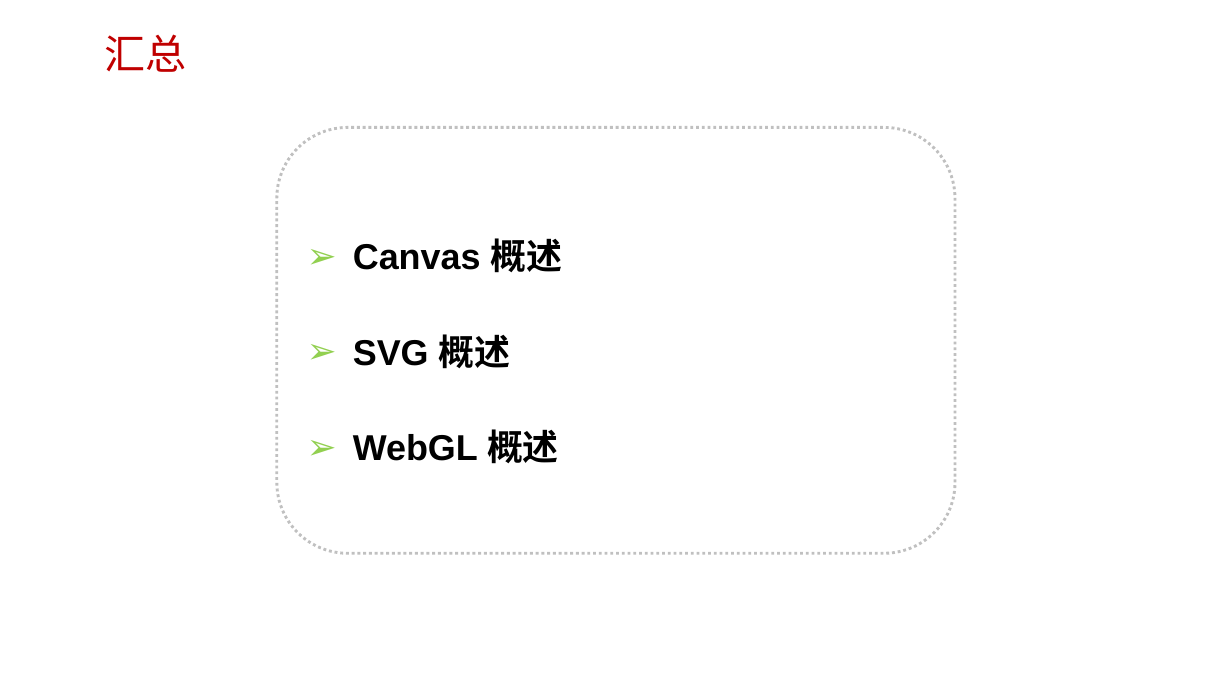
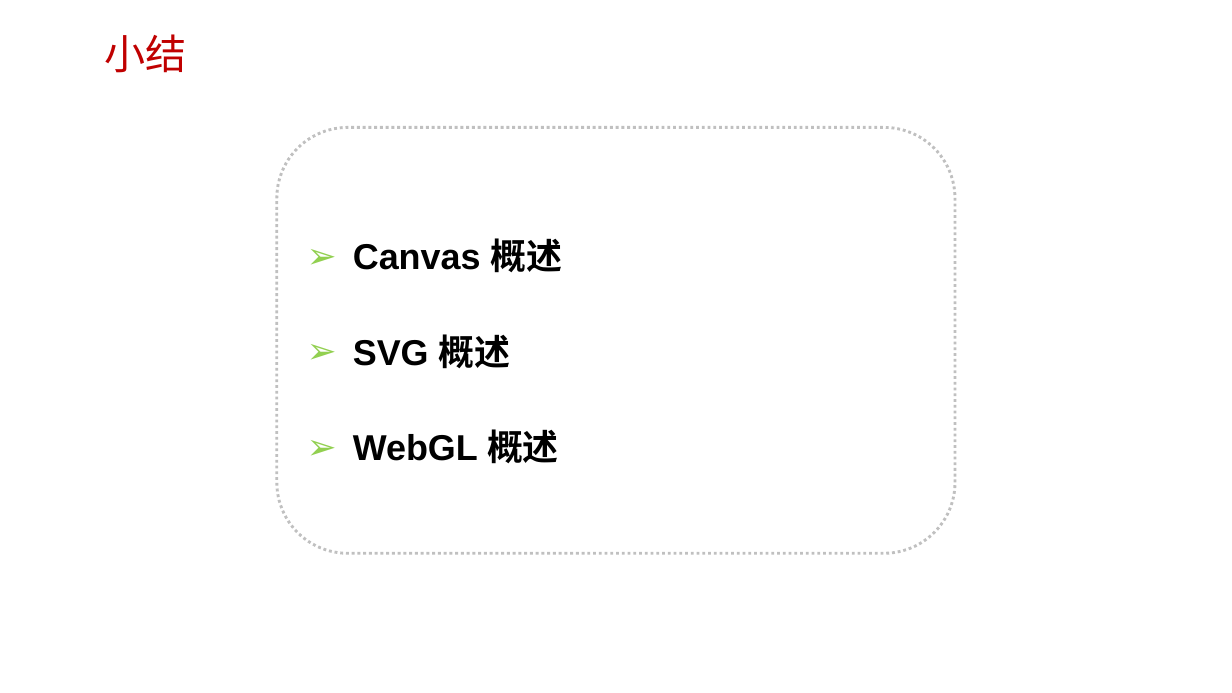
Before and after one commit to edu2act/course-H5-Animation-and-Game-Development, a slide deck: slide 21 of materials/slides/ch01.pptx (slide 20 before the commit). Drawn at 1232x693 pixels with LibreOffice and Linux fonts; fonts in the diff are those of the drawing; background and template pictures are left out. Boxes give left, top, right and bottom in pixels: in the first picture for what was removed or moved away, otherwise in the second. Text is boxed around its words. In the diff, an @@ line names an element or a change of style, - is before the commit and + after.

```diff
--- a/materials/slides/ch01.pptx
+++ b/materials/slides/ch01.pptx
@@ text at [105, 34, 187, 73]: text changed @@
-汇总
+小结
```
Also in this commit, not shown: 5 other slides changed, 1 slide added, 1 other file.
